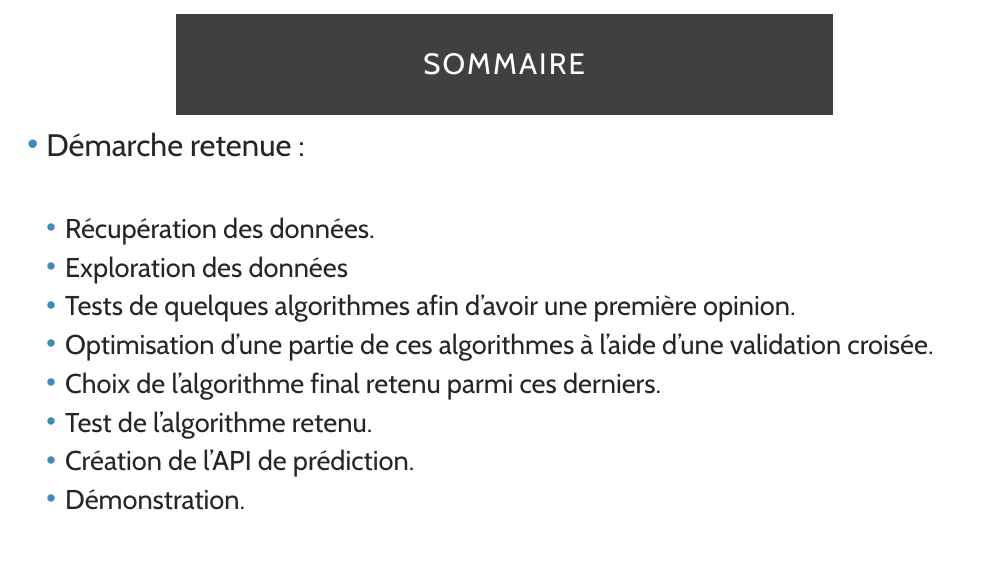
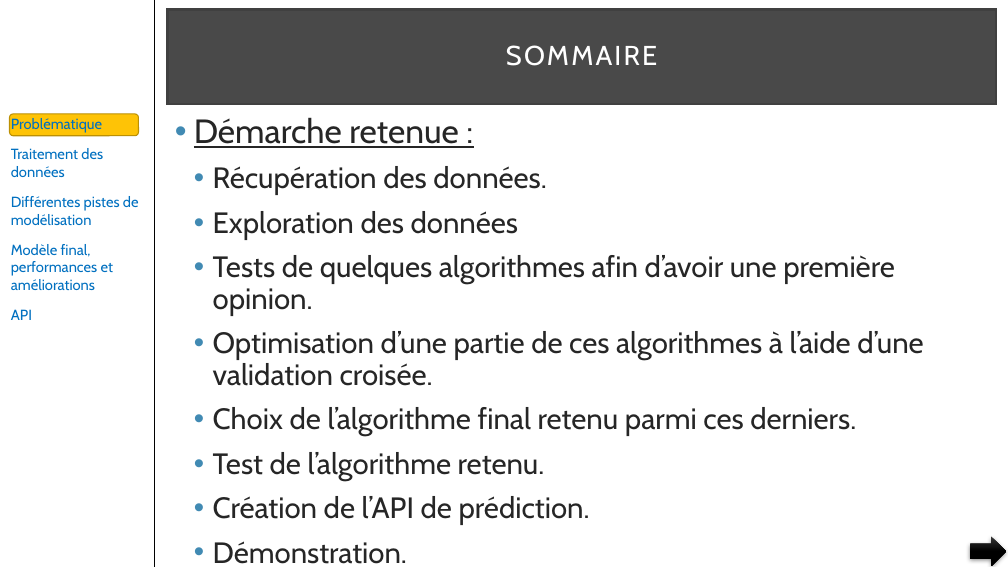
Before and after one commit to pfroide/python, a slide deck: slide 5 of Projet_4/p4.pptx. Drawn at 1008x567 pixels with LibreOffice and Linux fonts; fonts in the diff are those of the drawing. Boxes give left, top, right and bottom in pixels: in the first picture for what was removed or moved away, otherwise in the second. Text is boxed around its words. In the diff, an @@ line names an element or a change of style, - is before the commit and + after.

Commit message:
Version finale

```diff
--- a/Projet_4/p4.pptx
+++ b/Projet_4/p4.pptx
@@ line added from (154, 0) to (154, 567), #000000 1 pt @@
@@ title "SOMMAIRE": place and size @@
-title "SOMMAIRE" at [177,16,832,114]
+title "SOMMAIRE" at [167,10,996,104]
@@ title "SOMMAIRE" at [167,10,996,104]: size 28 to 26 pt; fill #000000 at 75% opacity to #0D0D0D at 75% opacity @@
@@ rounded rectangle added at [10,114,139,136], fill #FEC306, outline #BC9004 1 pt @@
@@ text added at [11,118,139,320], 14 pt, text #0070C0 @@
+Problématique
+Traitement des données
+Différentes pistes de modélisation
+Modèle final, performances et améliorations
+API
@@ text "Démarche retenue :": place and size @@
-text "Démarche retenue :" at [46,132,933,510]
+text "Démarche retenue :" at [194,117,923,564]
@@ text "Démarche retenue :" at [194,117,923,564]: size 29.6 to 32 pt, underline on in "Démarche retenue :"; size 25.9 to 28 pt; line spacing 0.8 to 0.9 @@
@@ right arrow added at [971,537,1006,566], fill gradient #393939 to #000000 @@
```
Also in this commit, not shown: 27 other slides changed, 10 slides added, 6 slides removed.
